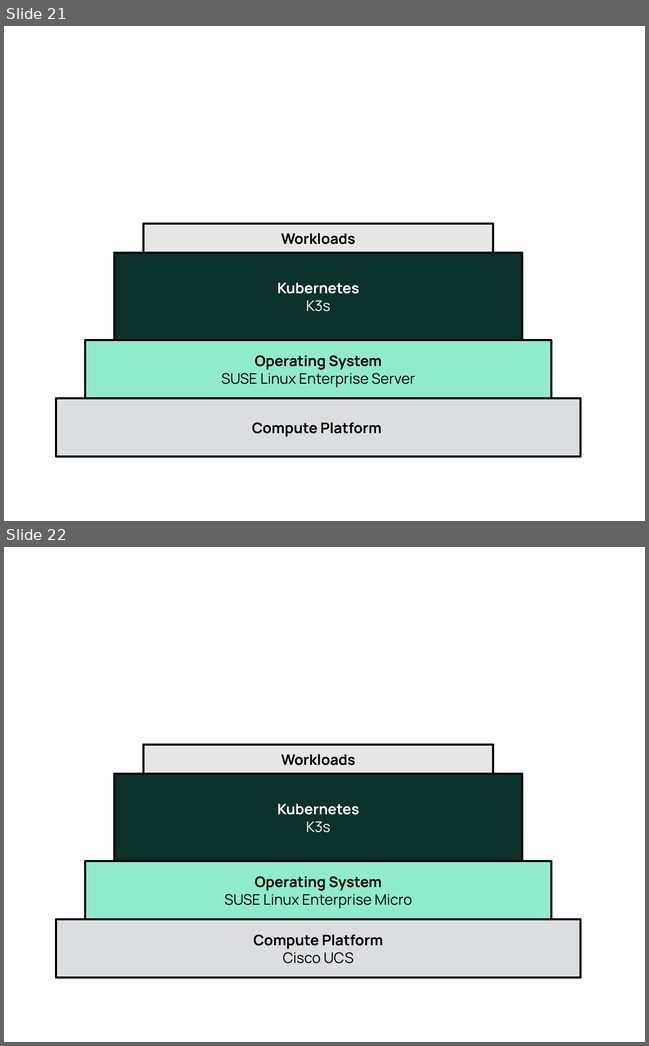
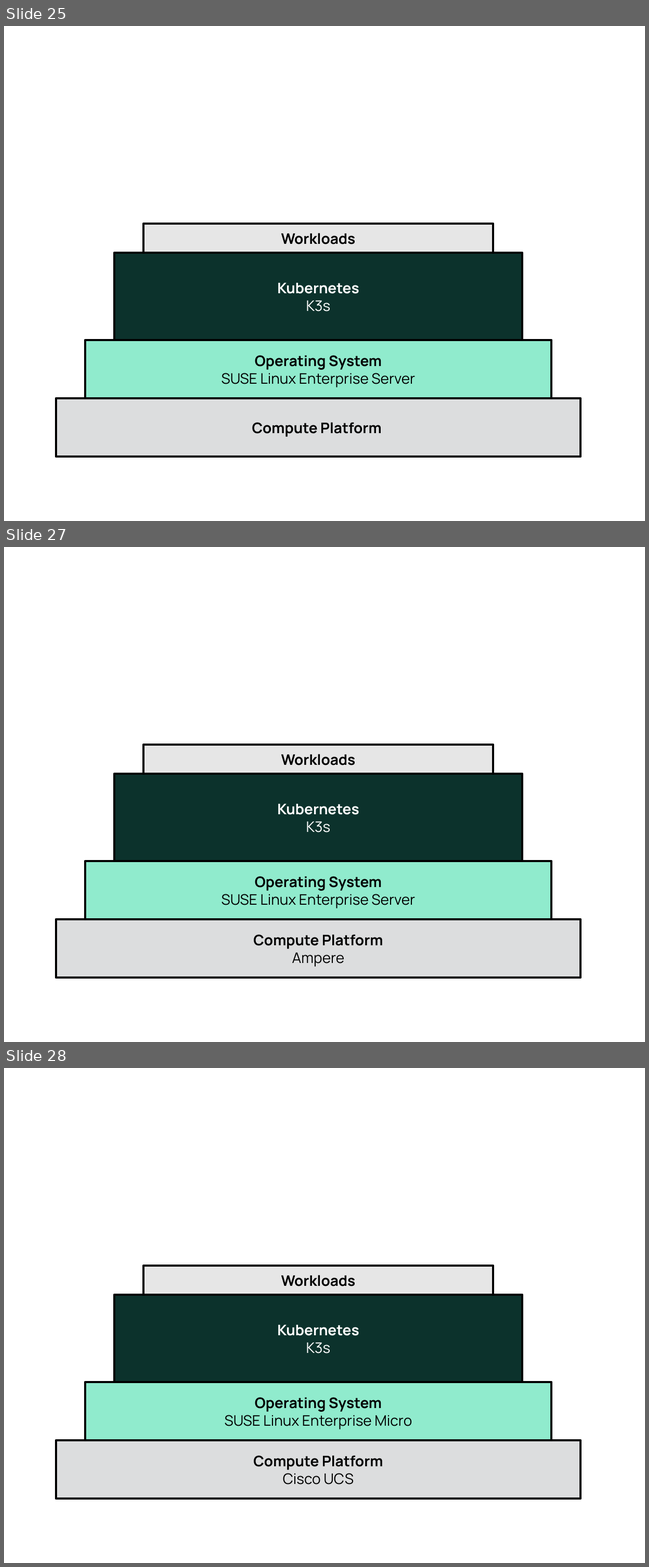
Before and after one commit to SUSE/technical-reference-documentation, a slide deck: kubernetes/reference/media/src/Figure-Source.odp. Shown one above the other, each under a label of ours: slides 21 and 22 before the commit, slides 25, 27 and 28 after it; the slides between them are not shown. The pictures are 649x1046 and 649x1567 pixels, drawn with LibreOffice and Linux fonts; fonts in the diff are those of the drawing. Boxes give left, top, right and bottom in pixels: in the first picture for what was removed or moved away, otherwise in the second. Text is boxed around its words. In the diff, an @@ line names an element or a change of style, - is before the commit and + after.

Commit message:
modify general doc content to include Ampere specifics

```diff
--- a/kubernetes/reference/media/src/Figure-Source.odp
+++ b/kubernetes/reference/media/src/Figure-Source.odp
@@ slide 27 added at (4, 547, 645, 1042), background #FFFFFF @@
@@ rectangle added at (143, 745, 493, 774), fill #E6E6E6, outline #000000 2.89 pt, 18 pt, text #000000, bold @@
+Workloads
@@ rectangle added at (114, 774, 522, 861), fill #0C322C, outline #000000 2.89 pt, 18 pt, text #FFFFFF, bold @@
+Kubernetes
+K3s
@@ rectangle added at (85, 861, 551, 919), fill #90EBCD, outline #000000 2.89 pt, 18 pt, text #000000 @@
+Operating System
+SUSE Linux Enterprise Server
@@ rectangle added at (56, 919, 580, 978), fill #DCDDDE, outline #000000 2.89 pt, 18 pt, text #000000, bold @@
+Compute Platform
+Ampere
@@ what was slide 21 is now slide 25 @@
@@ what was slide 22 is now slide 28 @@
```
Also in this commit, not shown: 15 other slides added, 21 other files.
